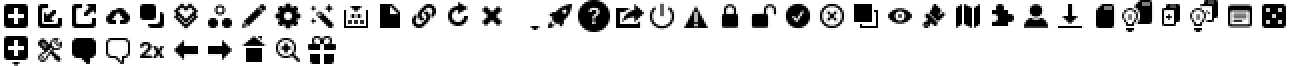
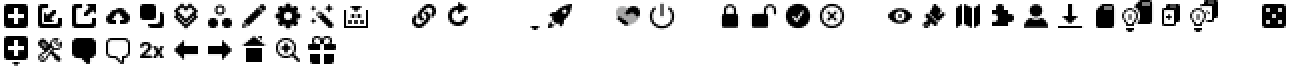
Layer changes from the first 1290×66 image to the second:
removed group "IconToolbarClose" (1 layers) over [482, 6, 502, 26]
removed layer "Shape 30" from group "IconToolbarClose" over [482, 6, 502, 26]
removed group "IconToolbarCopied" (1 layers) over [854, 4, 878, 28]
removed layer "Toolbar Icons" (33rd of 45, in "IconToolbarCopied") from group "IconToolbarCopied" over [854, 4, 878, 28]
removed group "IconToolbarFile" (1 layers) over [380, 4, 400, 28]
removed layer "Toolbar Icons" (34th of 45, in "IconToolbarFile") from group "IconToolbarFile" over [380, 4, 400, 28]
removed group "IconToolbarIssues" (1 layers) over [684, 6, 708, 28]
removed layer "Shape 41" from group "IconToolbarIssues" over [684, 6, 708, 28]
removed group "IconToolbarNotepad" (1 layers) over [1228, 4, 1252, 28]
removed layer "Toolbar Icons" (4th of 45, in "IconToolbarNotepad") from group "IconToolbarNotepad" over [1228, 4, 1252, 28]
moved "IconToolbarShare" above "IconToolbarSimulate" over [616, 4, 644, 28]
painted on "Toolbar Icons" (29th of 41, in "IconToolbarShare") over [616, 4, 644, 28]
removed group "IconToolbarHelp" (1 layers) over [578, 0, 610, 32]
removed layer "Toolbar Icons" (28th of 45, in "IconToolbarHelp") from group "IconToolbarHelp" over [578, 0, 610, 32]
